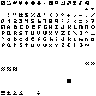
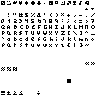
Before/after of a 96 × 96 layered artwork. What changed in the layer stack:
painted on "4x4-prop" over [7, 19, 46, 40]
painted on "4x4-common" over [1, 13, 94, 47]
